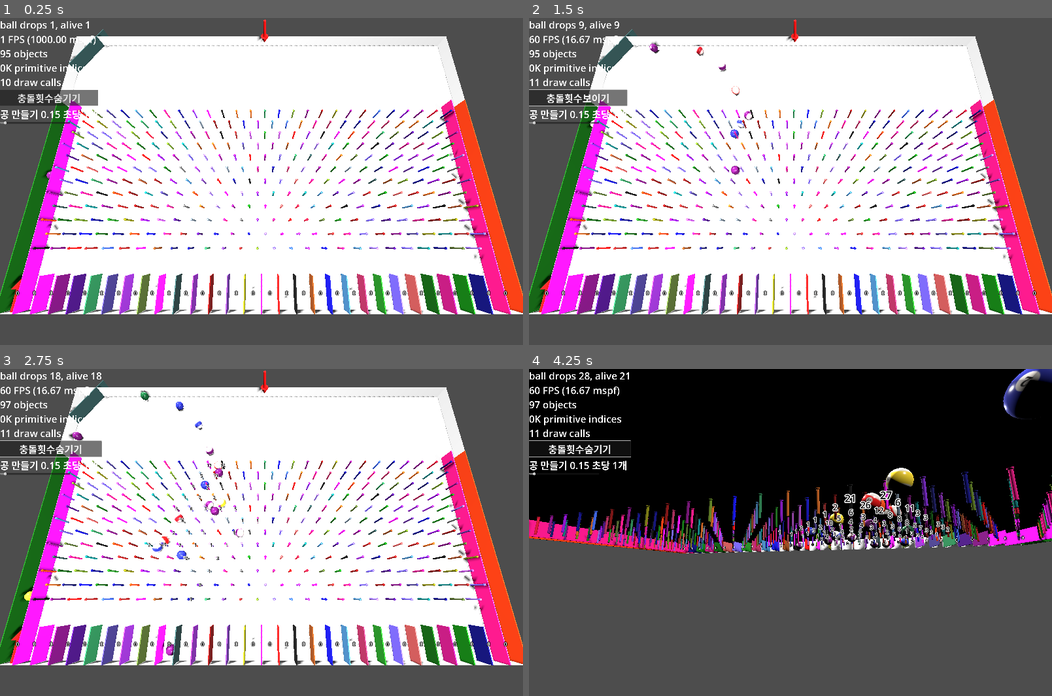
Above: before the commit, frames 1-4 (two rows, left to right).
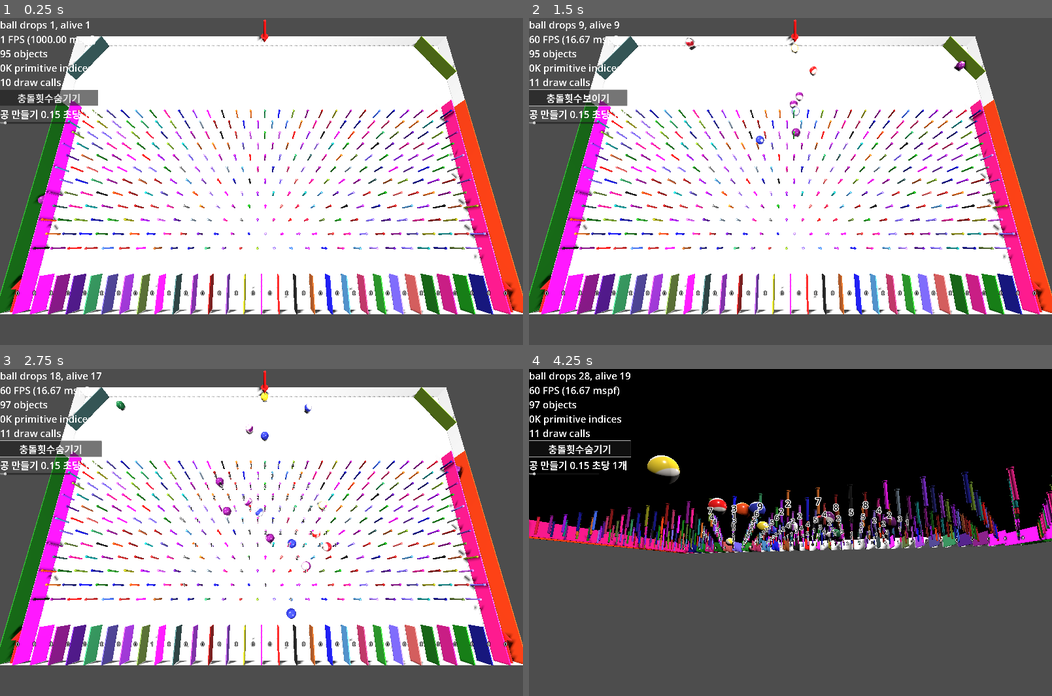
Above: after the commit, the same moments.

Repository: kasworld/gd4pinball
Game: Godot game, scene res://main.tscn
The game is run twice, just before and just after one commit, with the same random seed, the same clock (stepped at 60 frames per second) and the same inputs.
Inputs (mouse positions are in pixels of both pictures, inside the frame that each line leads up to):
- Up to frame 1 (0.25 s): no input
- Up to frame 2 (1.5 s): click "충돌횟수숨기기" at 0.5 s; tap Enter at 1.25, 1.35 s; move the mouse to (905, 165) at 1.27 s; hold Right from 1.28 s (still down); click (905, 165) at 1.42 s
- Up to frame 3 (2.75 s): move the mouse to (156, 548) at 2.02 s; release Right at 2.03 s; hold Left from 2.03 s (still down); tap 1 at 2.1 s
- Up to frame 4 (4.25 s): move the mouse to (842, 460) at 2.77 s; release Left at 2.78 s; hold Right from 2.78 s (still down); tap Enter at 2.85 s; move the mouse to (764, 597) at 3.52 s; tap 1 at 3.6 s; click (764, 597) at 3.67 s

The runs differ from the first frame. In frame 1, 0.9% of the frame differs, in the area x 6-99%, y 3-90%; in frame 2, 1.3%; in frame 3, 2.2%; in frame 4, 3.8%, in the area x 17-100%, y 0-57%.

Commit message:
adjust params

Diff:
--- a/main.gd
+++ b/main.gd
@@ -10,6 +10,8 @@
 	$Arrow3DDrop.position = Vector3(Config.WorldSize.x/2 + 0.25, Config.BallRadius*5, Config.BallRadius*1)
 	$Arrow3DShootLeft.set_color(Color.RED).set_size(Config.BallRadius*6,Config.BallRadius/3,Config.BallRadius)
 	$Arrow3DShootLeft.position = Vector3(0.5, Config.WorldSize.y/2, Config.WorldSize.z - Config.BallRadius*3)
+	$Arrow3DShootRight.set_color(Color.RED).set_size(Config.BallRadius*6,Config.BallRadius/3,Config.BallRadius)
+	$Arrow3DShootRight.position = Vector3(Config.WorldSize.x- 0.5, Config.WorldSize.y/2, Config.WorldSize.z - Config.BallRadius*3)
 
 	reset_camera_pos()
 	set_walls()
@@ -75,13 +77,23 @@
 			).set_color(dark_colors.pick_random()[0])
 		w.position = Vector3(x, Config.WorldSize.y/2, Config.WorldSize.z/2+3)
 		add_child(w)
+
+	var rad = -PI/6
+	var l = 4
 	var w = preload("res://칸막이.tscn").instantiate(
-		).set_size( Vector3(Config.BallRadius/6, Config.WorldSize.y, 4)
+		).set_size( Vector3(Config.BallRadius/6, Config.WorldSize.y, l)
 		).set_color(dark_colors.pick_random()[0])
-	w.position = Vector3(1, Config.WorldSize.y/2, 1)
-	w.rotate_y(-PI/6)
+	w.rotate_y(rad)
+	w.position = Vector3(-sin(rad)*l/2, Config.WorldSize.y/2, cos(rad)*l/2)
 	w.physics_material_override.bounce = 1.0
-	#w.physics_material_override.friction = 0.5
+	add_child(w)
+
+	w = preload("res://칸막이.tscn").instantiate(
+		).set_size( Vector3(Config.BallRadius/6, Config.WorldSize.y, l)
+		).set_color(dark_colors.pick_random()[0])
+	w.rotate_y(-rad)
+	w.position = Vector3(Config.WorldSize.x+sin(rad)*l/2, Config.WorldSize.y/2, cos(rad)*l/2)
+	w.physics_material_override.bounce = 1.0
 	add_child(w)
 
 func new_label3d() -> Label3D:
@@ -152,17 +164,17 @@
 	ball_end_count[i] += 1
 	$BallEndCounterContainer.get_child(i).text = "%s" % ball_end_count[i]
 
-func shoot_ball() -> void:
+func shoot_ball(pos :Vector3) -> void:
 	var d = 	preload("res://ball.tscn").instantiate(
 		).set_material(Config.tex_array.pick_random()
 		).set_radius(Config.BallRadius
 	)
-	d.set_velocity(Vector3(0,0,-100))
+	d.set_velocity(Vector3(0,0,-70))
 	#d.set_a_velocity(Vector3(-50,0,0))
 	$DropContainer.add_child(d)
 	ball_droped += 1
 	d.ball_ended.connect(ball_ended)
-	d.position = $Arrow3DShootLeft.position + Vector3(0,0,-Config.BallRadius*4)
+	d.position = pos + Vector3(0,0,-Config.BallRadius*4)
 
 var camera_move = false
 func _process(delta: float) -> void:
@@ -225,9 +237,16 @@
 	$Camera3D.look_at(Vector3(Config.WorldSize.x/2,0,Config.WorldSize.z*0.6))
 	$Camera3D.far = Config.WorldSize.length()
 
+var b_step:int
 func _on_timer공추가_timeout() -> void:
-	#drop_ball()
-	shoot_ball()
+	b_step +=1
+	match b_step %3:
+		0:
+			drop_ball()
+		1:
+			shoot_ball($Arrow3DShootLeft.position)
+		2:
+			shoot_ball($Arrow3DShootRight.position)
 
 var 충돌횟수보이기 := true
 func _on_충돌횟수보이기_pressed() -> void:
--- a/main.tscn
+++ b/main.tscn
@@ -73,6 +73,9 @@
 [node name="Arrow3DShootLeft" parent="." instance=ExtResource("3_1bvp3")]
 transform = Transform3D(1, 0, 0, 0, -4.37114e-08, 1, 0, -1, -4.37114e-08, 0, 0, 0)
 
+[node name="Arrow3DShootRight" parent="." instance=ExtResource("3_1bvp3")]
+transform = Transform3D(1, 0, 0, 0, -4.37114e-08, 1, 0, -1, -4.37114e-08, 0, 0, 0)
+
 [connection signal="pressed" from="왼쪽패널/충돌횟수보이기" to="." method="_on_충돌횟수보이기_pressed"]
 [connection signal="value_changed" from="왼쪽패널/Label/생성속도" to="." method="_on_생성속도_value_changed"]
 [connection signal="timeout" from="Timer공추가" to="." method="_on_timer공추가_timeout"]
--- a/project.godot
+++ b/project.godot
@@ -31,4 +31,4 @@
 3d/run_on_separate_thread=true
 3d/physics_engine="Jolt Physics"
 jolt_physics_3d/limits/world_boundary_shape_size=200.0
-3d/default_gravity_vector=Vector3(0, -10, 10)
+3d/default_gravity_vector=Vector3(0, -2, 5)
